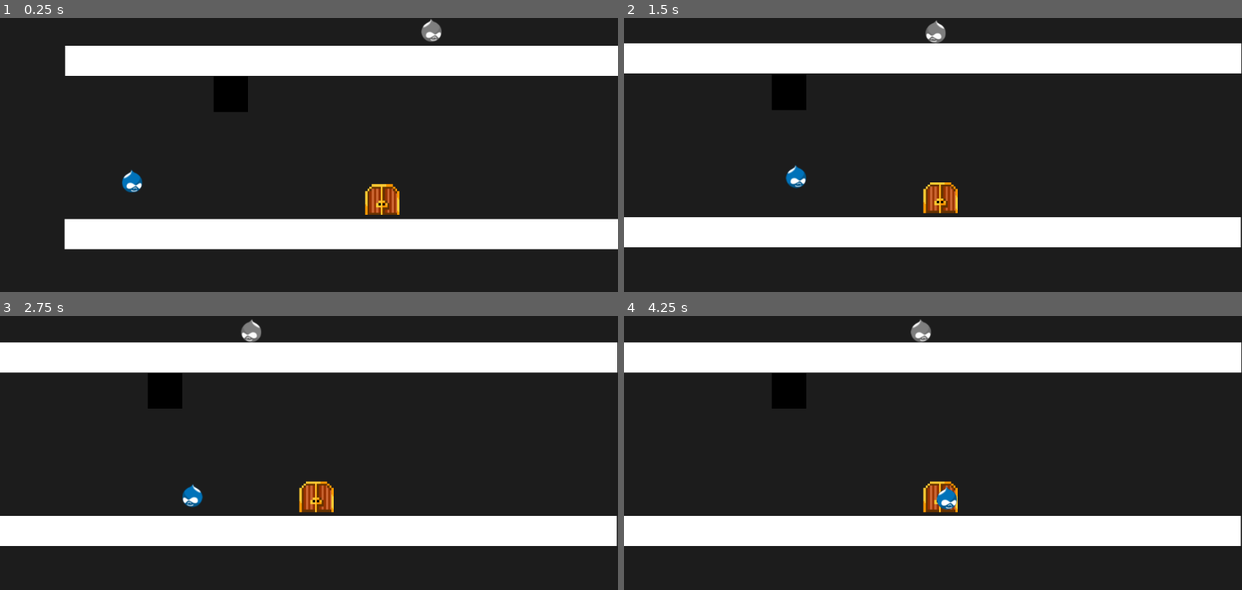
Above: before the commit, frames 1-4 (two rows, left to right).
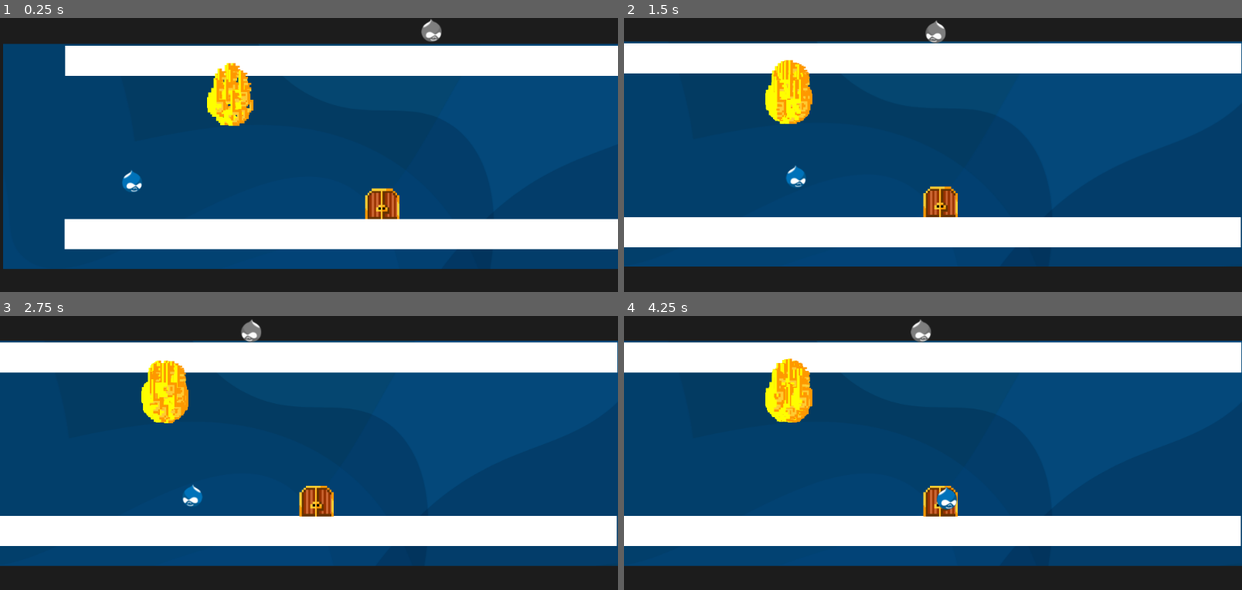
Above: after the commit, the same moments.

Repository: hamdle/Drupal_Quest
Game: Godot game, scene res://Scenes/Arcade/Level3.tscn
Same seed, same stepped clock (60 frames per second), same inputs: the game is played once before the commit and once after it. This scene is started directly instead of the project's main scene.
Inputs (mouse positions are in pixels of both pictures, inside the frame that each line leads up to):
- Up to frame 1 (0.25 s): no input
- Up to frame 2 (1.5 s): move the mouse to (1068, 179) at 0.52 s; press the mouse at (1068, 179) at 0.53 s; hold D (move_right) from 0.53 s (still down); tap W (jump) at 0.77 s; move the mouse to (809, 218) at 1.27 s; release the mouse at (809, 218) at 1.28 s; click (809, 218) at 1.35 s
- Up to frame 3 (2.75 s): tap W (jump) at 1.52 s; move the mouse to (370, 417) at 2.02 s; release D (move_right) at 2.03 s; press the mouse at (370, 417) at 2.03 s; hold A (move_left) from 2.03 s (still down)
- Up to frame 4 (4.25 s): move the mouse to (902, 568) at 2.77 s; release A (move_left) at 2.78 s; release the mouse at (902, 568) at 2.78 s; hold D (move_right) from 2.78 s (still down); click (902, 568) at 2.85 s; tap W (jump) at 3.02, 3.77 s; move the mouse to (1118, 551) at 3.52 s; press the mouse at (1118, 551) at 3.53 s

The runs differ from the first frame. In frame 1, 62% of the frame differs, in the area x 0-100%, y 9-92%; in frame 2, 60%; in frame 3, 60%; in frame 4, 60%.

Commit message:
Make particle effect for gates

Diff:
--- a/Objects/Gates/GateA.tscn
+++ b/Objects/Gates/GateA.tscn
@@ -1,9 +1,10 @@
-[gd_scene load_steps=4 format=2]
+[gd_scene load_steps=5 format=2]
 
 [ext_resource path="res://Objects/Gates/GateA.gd" type="Script" id=1]
 [ext_resource path="res://Sprites/door-black.png" type="Texture" id=2]
+[ext_resource path="res://Objects/Gates/GateParticle.tscn" type="PackedScene" id=3]
 
-[sub_resource type="CircleShape2D" id=3]
+[sub_resource type="CircleShape2D" id=1]
 
 custom_solver_bias = 0.0
 radius = 21.6056
@@ -22,16 +23,15 @@
 
 [node name="Position2D" type="Position2D" parent="." index="0"]
 
-scale = Vector2( 1, 1 )
-
 [node name="Sprite" type="Sprite" parent="Position2D" index="0"]
 
-scale = Vector2( 1, 1 )
+visible = false
 texture = ExtResource( 2 )
+
+[node name="Particles2D" parent="Position2D" index="1" instance=ExtResource( 3 )]
 
 [node name="Area2D" type="Area2D" parent="." index="1"]
 
-scale = Vector2( 1, 1 )
 input_pickable = true
 gravity_vec = Vector2( 0, 1 )
 gravity = 98.0
@@ -42,7 +42,6 @@
 
 [node name="CollisionShape2D" type="CollisionShape2D" parent="Area2D" index="0"]
 
-scale = Vector2( 1, 1 )
-shape = SubResource( 3 )
+shape = SubResource( 1 )
 
 [node name="CollisionShape2D" type="CollisionShape2D" parent="." index="2"]
--- a/Objects/Gates/GateB.tscn
+++ b/Objects/Gates/GateB.tscn
@@ -1,9 +1,10 @@
-[gd_scene load_steps=4 format=2]
+[gd_scene load_steps=5 format=2]
 
 [ext_resource path="res://Objects/Gates/GateB.gd" type="Script" id=1]
 [ext_resource path="res://Sprites/door-black.png" type="Texture" id=2]
+[ext_resource path="res://Objects/Gates/GateParticle.tscn" type="PackedScene" id=3]
 
-[sub_resource type="CircleShape2D" id=2]
+[sub_resource type="CircleShape2D" id=1]
 
 custom_solver_bias = 0.0
 radius = 21.5886
@@ -22,15 +23,14 @@
 
 [node name="Position2D" type="Position2D" parent="." index="0"]
 
-scale = Vector2( 1, 1 )
-
 [node name="Sprite" type="Sprite" parent="Position2D" index="0"]
 
 texture = ExtResource( 2 )
 
+[node name="Particles2D" parent="Position2D" index="1" instance=ExtResource( 3 )]
+
 [node name="Area2D" type="Area2D" parent="." index="1"]
 
-scale = Vector2( 1, 1 )
 input_pickable = true
 gravity_vec = Vector2( 0, 1 )
 gravity = 98.0
@@ -41,7 +41,6 @@
 
 [node name="CollisionShape2D" type="CollisionShape2D" parent="Area2D" index="0"]
 
-scale = Vector2( 1, 1 )
-shape = SubResource( 2 )
+shape = SubResource( 1 )
 
 [node name="CollisionShape2D" type="CollisionShape2D" parent="." index="2"]
--- /dev/null
+++ b/Objects/Gates/GateParticle.tscn
@@ -0,0 +1,66 @@
+[gd_scene load_steps=3 format=2]
+
+[ext_resource path="res://Sprites/key-v2.png" type="Texture" id=1]
+
+[sub_resource type="ParticlesMaterial" id=2]
+
+render_priority = 0
+trail_divisor = 1
+emission_shape = 1
+emission_sphere_radius = 25.0
+flag_align_y = false
+flag_rotate_y = false
+flag_disable_z = true
+spread = 20.0
+flatness = 0.0
+gravity = Vector3( 0, 0, 0 )
+initial_velocity = 1.0
+initial_velocity_random = 0.0
+angular_velocity = 0.0
+angular_velocity_random = 0.0
+orbit_velocity = 1.0
+orbit_velocity_random = 1.0
+linear_accel = 0.0
+linear_accel_random = 0.0
+radial_accel = 0.0
+radial_accel_random = 0.0
+tangential_accel = 0.0
+tangential_accel_random = 0.0
+damping = 0.0
+damping_random = 0.0
+angle = 0.0
+angle_random = 0.0
+scale = 1.0
+scale_random = 1.0
+color = Color( 1, 1, 1, 1 )
+hue_variation = 0.0
+hue_variation_random = 0.0
+anim_speed = 0.0
+anim_speed_random = 0.0
+anim_offset = 0.0
+anim_offset_random = 0.0
+anim_loop = false
+_sections_unfolded = [ "Angular Velocity", "Animation", "Color", "Emission Shape", "Flags", "Gravity", "Hue Variation", "Initial Velocity", "Linear Accel", "Orbit Velocity", "Radial Accel", "Scale", "Spread", "Trail" ]
+
+[node name="Particles2D" type="Particles2D"]
+
+rotation = -1.5708
+emitting = true
+amount = 100
+lifetime = 1.0
+one_shot = false
+preprocess = 0.0
+speed_scale = 1.0
+explosiveness = 0.0
+randomness = 0.0
+fixed_fps = 0
+fract_delta = true
+visibility_rect = Rect2( -100, -100, 200, 200 )
+local_coords = true
+draw_order = 0
+process_material = SubResource( 2 )
+texture = ExtResource( 1 )
+normal_map = null
+h_frames = 1
+v_frames = 1
+_sections_unfolded = [ "Drawing", "Material", "Process Material", "Textures", "Time", "Transform", "Visibility", "Z Index" ]
--- a/Scenes/Arcade/Level1.tscn
+++ b/Scenes/Arcade/Level1.tscn
@@ -10,7 +10,7 @@
 [ext_resource path="res://Player/Player.tscn" type="PackedScene" id=8]
 [ext_resource path="res://Objects/Menus/Menus.tscn" type="PackedScene" id=9]
 
-[node name="World" type="Node" index="0"]
+[node name="World" type="Node"]
 
 [node name="TestObjects" type="Node" parent="." index="0"]
 
--- a/Scenes/Arcade/Level3.tscn
+++ b/Scenes/Arcade/Level3.tscn
@@ -1,26 +1,30 @@
-[gd_scene load_steps=10 format=2]
+[gd_scene load_steps=11 format=2]
 
-[ext_resource path="res://Sprites/ground-1024x50-white.png" type="Texture" id=1]
-[ext_resource path="res://Objects/Gates/GateA.tscn" type="PackedScene" id=2]
-[ext_resource path="res://Objects/Gates/GateB.tscn" type="PackedScene" id=3]
-[ext_resource path="res://Enemies/Bug/Bug.tscn" type="PackedScene" id=4]
-[ext_resource path="res://Objects/Exit/Exit.tscn" type="PackedScene" id=5]
-[ext_resource path="res://Objects/Key/Key.tscn" type="PackedScene" id=6]
-[ext_resource path="res://Player/Player.tscn" type="PackedScene" id=7]
-[ext_resource path="res://Objects/Menus/Menus.tscn" type="PackedScene" id=8]
+[ext_resource path="res://Sprites/World/home-page-banner.png" type="Texture" id=1]
+[ext_resource path="res://Sprites/ground-1024x50-white.png" type="Texture" id=2]
+[ext_resource path="res://Objects/Gates/GateA.tscn" type="PackedScene" id=3]
+[ext_resource path="res://Objects/Gates/GateB.tscn" type="PackedScene" id=4]
+[ext_resource path="res://Enemies/Bug/Bug.tscn" type="PackedScene" id=5]
+[ext_resource path="res://Objects/Exit/Exit.tscn" type="PackedScene" id=6]
+[ext_resource path="res://Objects/Key/Key.tscn" type="PackedScene" id=7]
+[ext_resource path="res://Player/Player.tscn" type="PackedScene" id=8]
+[ext_resource path="res://Objects/Menus/Menus.tscn" type="PackedScene" id=9]
 
 [sub_resource type="RectangleShape2D" id=1]
 
 custom_solver_bias = 0.0
 extents = Vector2( 508.063, 24.0422 )
 
-[node name="World" type="Node"]
+[node name="World" type="Node" index="0"]
 
 [node name="Level" type="Node" parent="." index="0"]
 
-editor/display_folded = true
+[node name="home-page-banner" type="Sprite" parent="Level" index="0"]
 
-[node name="Floor3" type="KinematicBody2D" parent="Level" index="0"]
+position = Vector2( 540.911, 441.774 )
+texture = ExtResource( 1 )
+
+[node name="Floor3" type="KinematicBody2D" parent="Level" index="1"]
 
 editor/display_folded = true
 position = Vector2( 510.201, 571.081 )
@@ -41,9 +45,9 @@
 
 [node name="Sprite" type="Sprite" parent="Level/Floor3" index="1"]
 
-texture = ExtResource( 1 )
+texture = ExtResource( 2 )
 
-[node name="Floor4" type="KinematicBody2D" parent="Level" index="1"]
+[node name="Floor4" type="KinematicBody2D" parent="Level" index="2"]
 
 editor/display_folded = true
 position = Vector2( 510.618, 282.669 )
@@ -64,17 +68,15 @@
 
 [node name="Sprite" type="Sprite" parent="Level/Floor4" index="1"]
 
-texture = ExtResource( 1 )
+texture = ExtResource( 2 )
 
 [node name="Gates" type="Node" parent="." index="1"]
 
-editor/display_folded = true
-
-[node name="GateA" parent="Gates" index="0" instance=ExtResource( 2 )]
+[node name="GateA" parent="Gates" index="0" instance=ExtResource( 3 )]
 
 position = Vector2( 273.435, 338.733 )
 
-[node name="GateB" parent="Gates" index="1" instance=ExtResource( 3 )]
+[node name="GateB" parent="Gates" index="1" instance=ExtResource( 4 )]
 
 position = Vector2( 276.156, 32.649 )
 
@@ -82,23 +84,20 @@
 
 editor/display_folded = true
 
-[node name="Bug" parent="Enemies" index="0" instance=ExtResource( 4 )]
+[node name="Bug" parent="Enemies" index="0" instance=ExtResource( 5 )]
 
 position = Vector2( 606.276, 212.113 )
 
-[node name="Exit" parent="." index="3" instance=ExtResource( 5 )]
+[node name="Exit" parent="." index="3" instance=ExtResource( 6 )]
 
-position = Vector2( 524.539, 513.813 )
+position = Vector2( 524.539, 520.813 )
 
-[node name="Key" parent="." index="4" instance=ExtResource( 6 )]
+[node name="Key" parent="." index="4" instance=ExtResource( 7 )]
 
 position = Vector2( -132.79, 110.358 )
 
-[node name="Player" parent="." index="5" instance=ExtResource( 7 )]
+[node name="Player" parent="." index="5" instance=ExtResource( 8 )]
 
 position = Vector2( 110.19, 467.969 )
 
-[node name="Menus" parent="." index="6" instance=ExtResource( 8 )]
-
-current_level = "arcade3"
-next_level = "arcade"
+[node name="Menus" parent="." index="6" instance=ExtResource( 9 )]
Binary file added: Sprites/gate-pixel.png
Not shown, added: Sprites/gate-pixel.png.import
Binary file added: Sprites/particle-1.png
Not shown, added: Sprites/particle-1.png.import
Binary file added: Sprites/particle-2.png
Not shown, added: Sprites/particle-2.png.import
